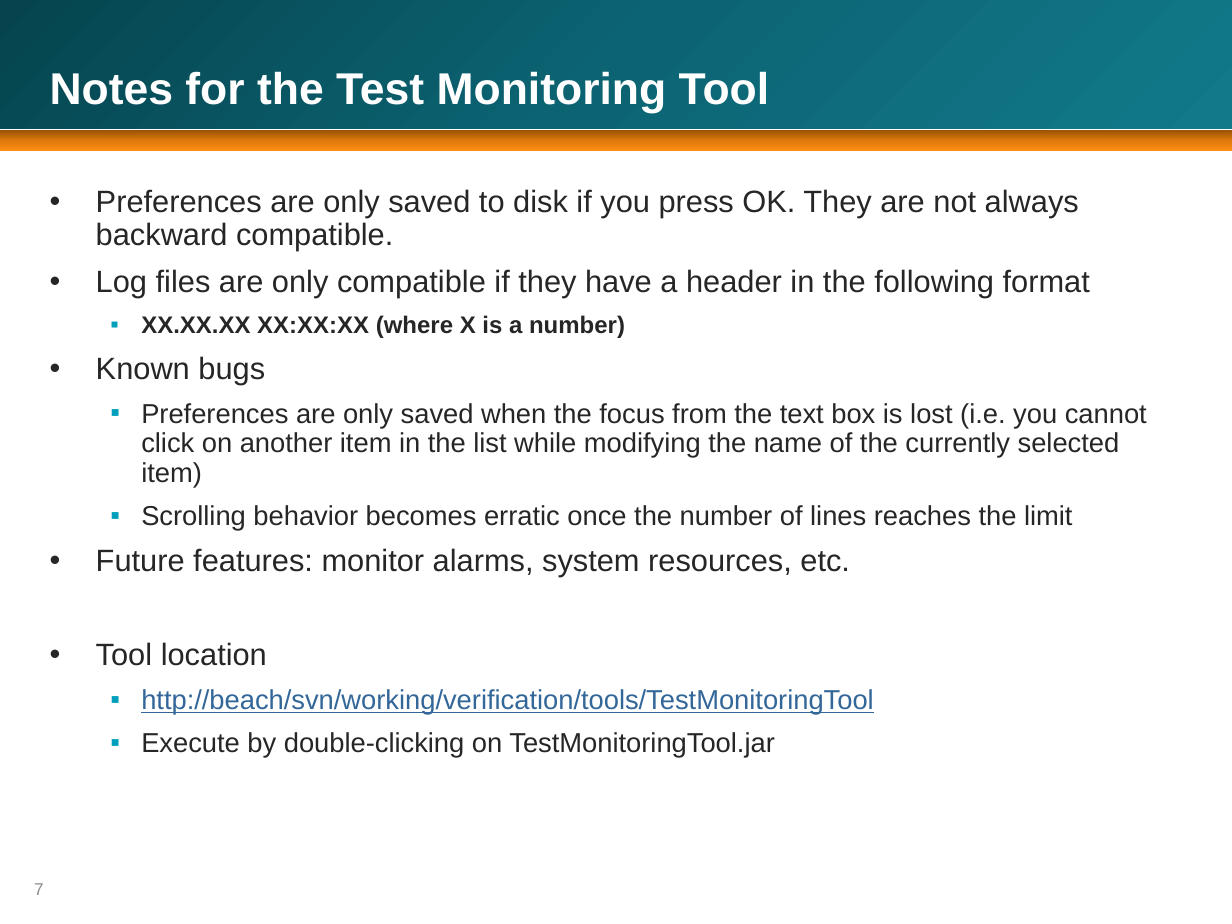
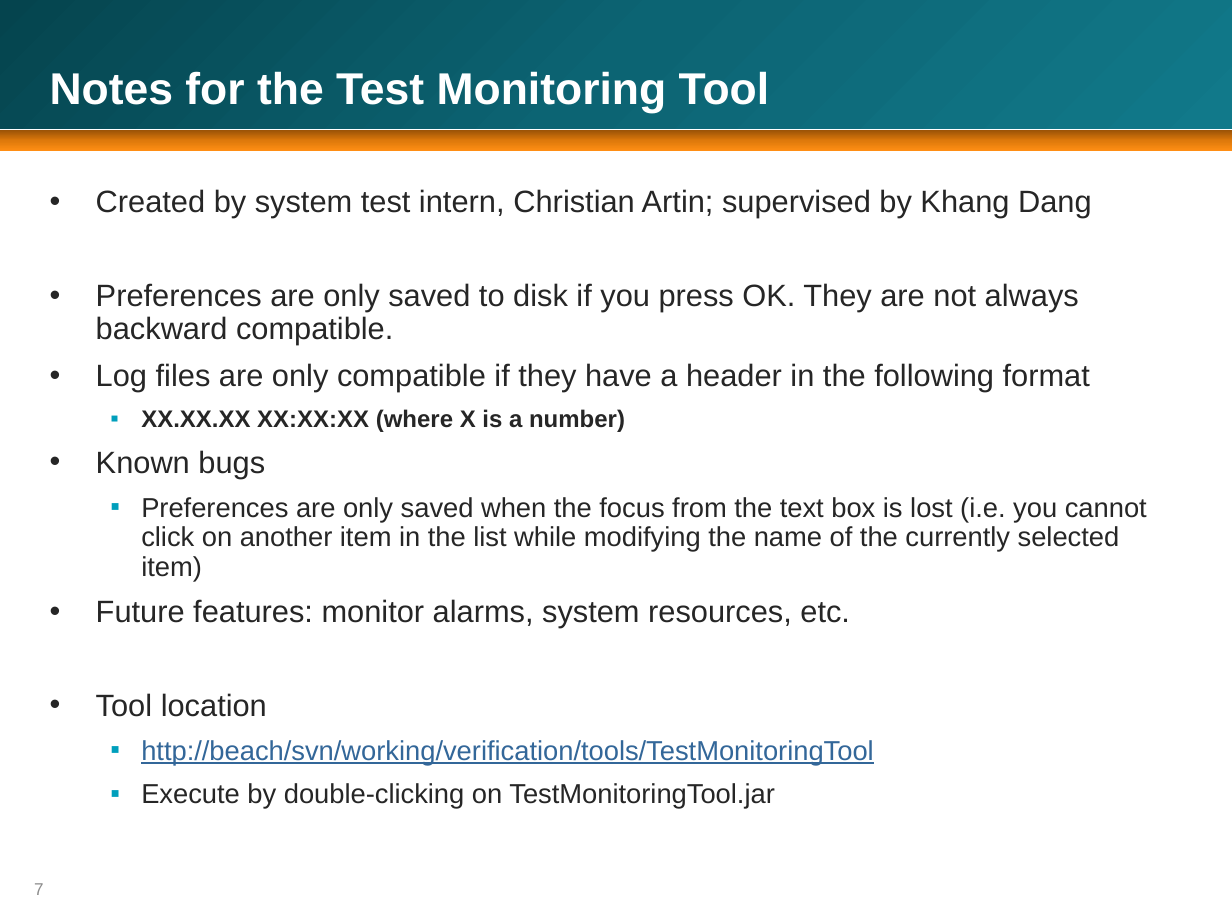
Before and after one commit to gravufo/LogFilter, a slide deck: slide 7 of TestMonitoringTool.pptx. Drawn at 1232x924 pixels with LibreOffice and Linux fonts; fonts in the diff are those of the drawing; background and template pictures are left out. Boxes give left, top, right and bottom in pixels: in the first picture for what was removed or moved away, otherwise in the second. Text is boxed around its words. In the diff, an @@ line names an element or a change of style, - is before the commit and + after.

Commit message:
Sync with main SVN repo.
New features include alarm monitoring, alarm filtering, Find (CTRL-F)
and other minor improvements.

```diff
--- a/TestMonitoringTool.pptx
+++ b/TestMonitoringTool.pptx
@@ text at box(96, 189, 1092, 218): paragraph added @@
+• Created by system test intern, Christian Artin; supervised by Khang Dang
@@ text at box(141, 505, 1072, 531): paragraph removed @@
-  ▪ Scrolling behavior becomes erratic once the number of lines reaches the limit
```
Also in this commit, not shown: 6 other slides changed, 23 other files.
